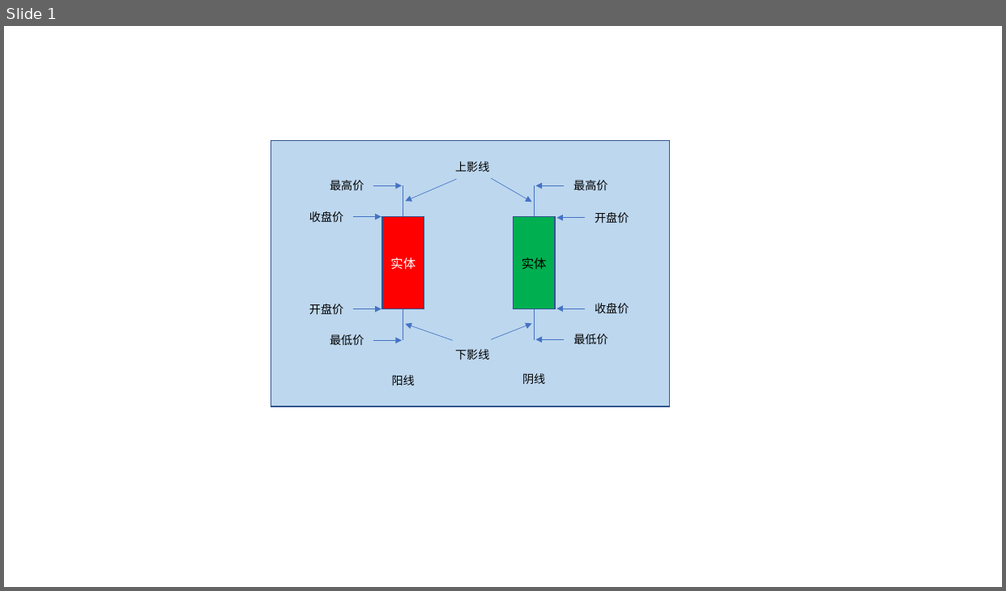
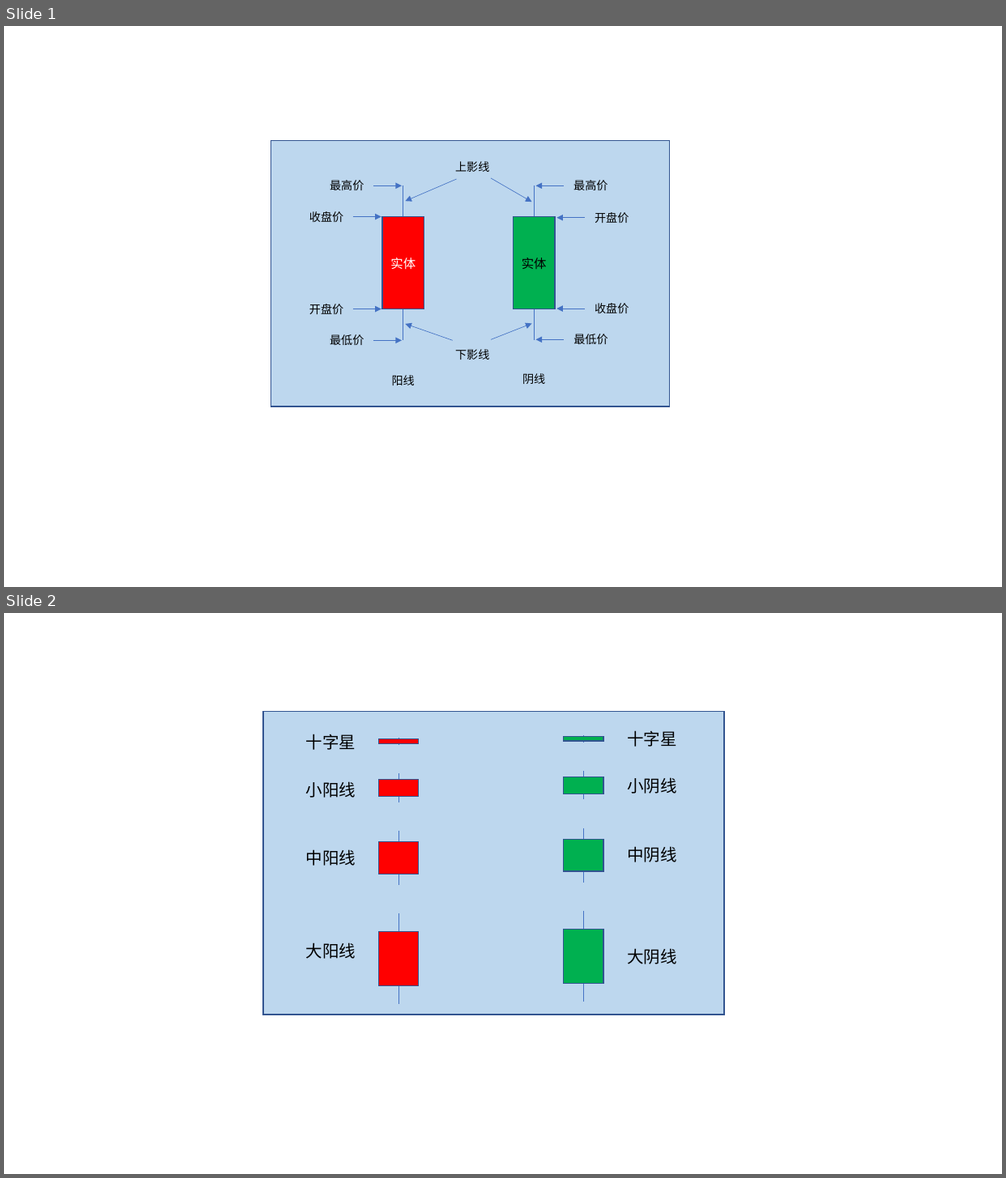
Before and after one commit to lt-han/blog-hanlitao, a slide deck: file/K线图.pptx. Shown one above the other, each under a label of ours: slide 1 before the commit, slides 1 and 2 after it. The pictures are 1006x591 and 1006x1178 pixels, drawn with LibreOffice and Linux fonts; fonts in the diff are those of the drawing. Boxes give left, top, right and bottom in pixels: in the first picture for what was removed or moved away, otherwise in the second. Text is boxed around its words. In the diff, an @@ line names an element or a change of style, - is before the commit and + after.

```diff
--- a/file/K线图.pptx
+++ b/file/K线图.pptx
@@ slide 2 added at [4, 613, 1002, 1174], background #FFFFFF @@
@@ rectangle added at [263, 712, 724, 1015], fill #BDD7EE, outline #325491 1 pt @@
@@ text added at [306, 734, 356, 750], 16 pt, text #000000 @@
+十字星
@@ text added at [628, 730, 677, 747], 16 pt, text #000000 @@
+十字星
@@ text added at [306, 781, 356, 798], 16 pt, text #000000 @@
+小阳线
@@ text added at [628, 777, 677, 794], 16 pt, text #000000 @@
+小阴线
@@ text added at [306, 850, 356, 866], 16 pt, text #000000 @@
+中阳线
@@ group added at [378, 738, 418, 1004]: 4 lines, 4 rectangles @@
@@ group added at [564, 735, 603, 1003]: 4 lines, 4 rectangles @@
@@ text added at [628, 846, 677, 862], 16 pt, text #000000 @@
+中阴线
@@ text added at [306, 943, 356, 959], 16 pt, text #000000 @@
+大阳线
@@ text added at [628, 948, 677, 965], 16 pt, text #000000 @@
+大阴线
```
Also in this commit, not shown: 1 slide removed, 2 other files.
